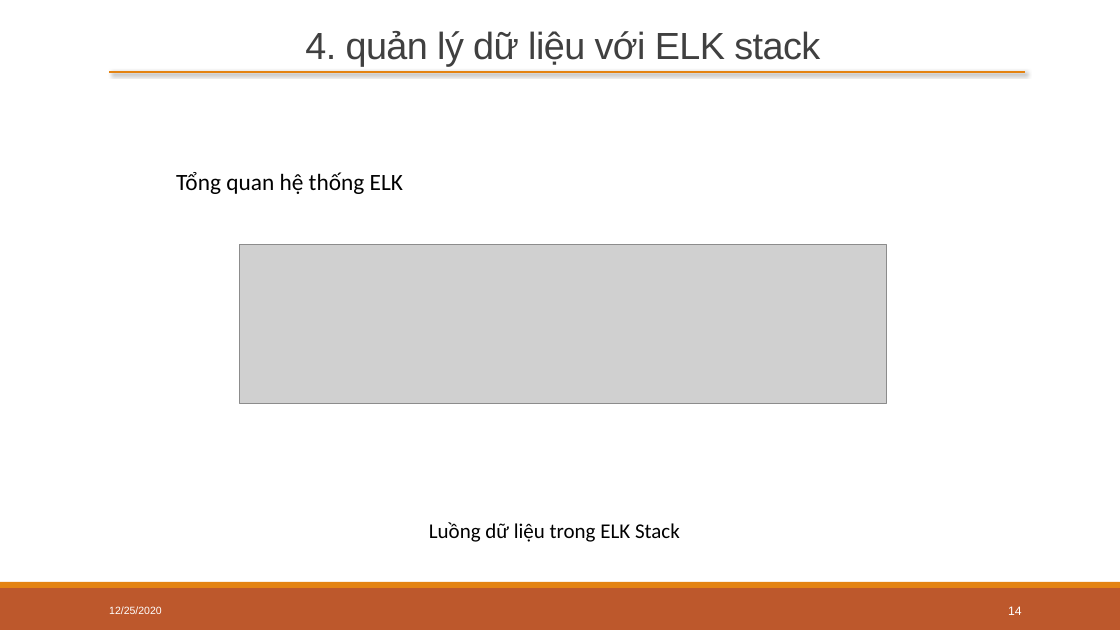
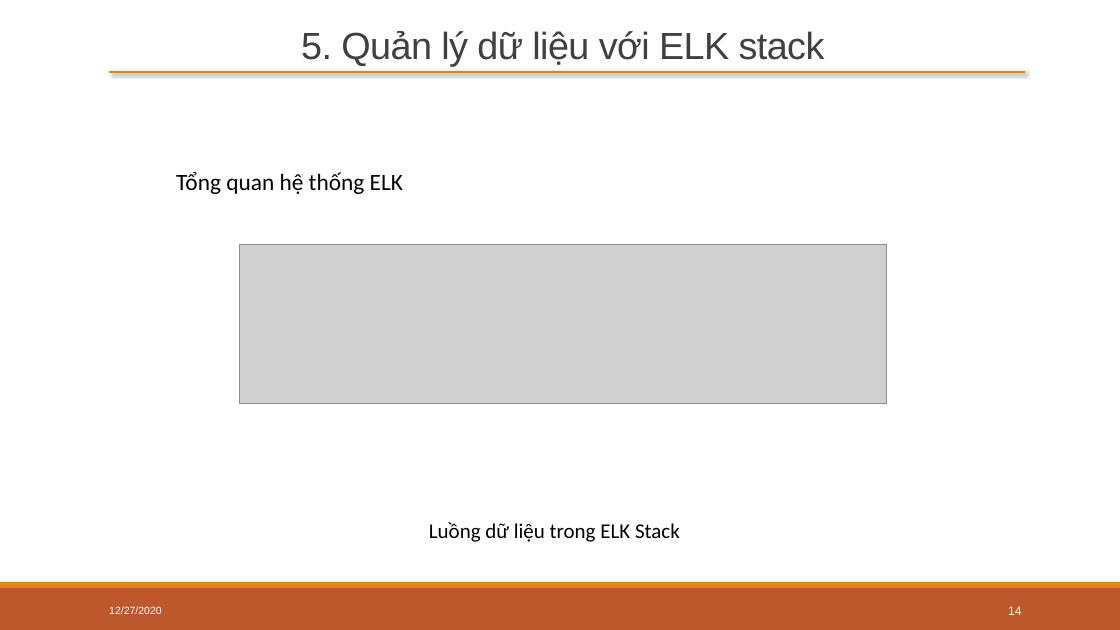
Before and after one commit to trongtuyen99/bigdata_20201, a slide deck: slide 14 of report/docs/Thu thập và xử lý bài báo.pptx. Drawn at 1120x630 pixels with LibreOffice and Linux fonts; fonts in the diff are those of the drawing; grey boxes stand for pictures. Boxes give left, top, right and bottom in pixels: in the first picture for what was removed or moved away, otherwise in the second. Text is boxed around its words. In the diff, an @@ line names an element or a change of style, - is before the commit and + after.

```diff
--- a/report/docs/Thu thập và xử lý bài báo.pptx
+++ b/report/docs/Thu thập và xử lý bài báo.pptx
@@ title at [301,31,825,66]: text changed @@
-4. quản lý dữ liệu với ELK stack
+5. Quản lý dữ liệu với ELK stack
@@ text at [109,606,162,614]: text changed @@
-12/25/2020
+12/27/2020
```
Also in this commit, not shown: 18 other slides changed, 1 slide added, 2 other files.
